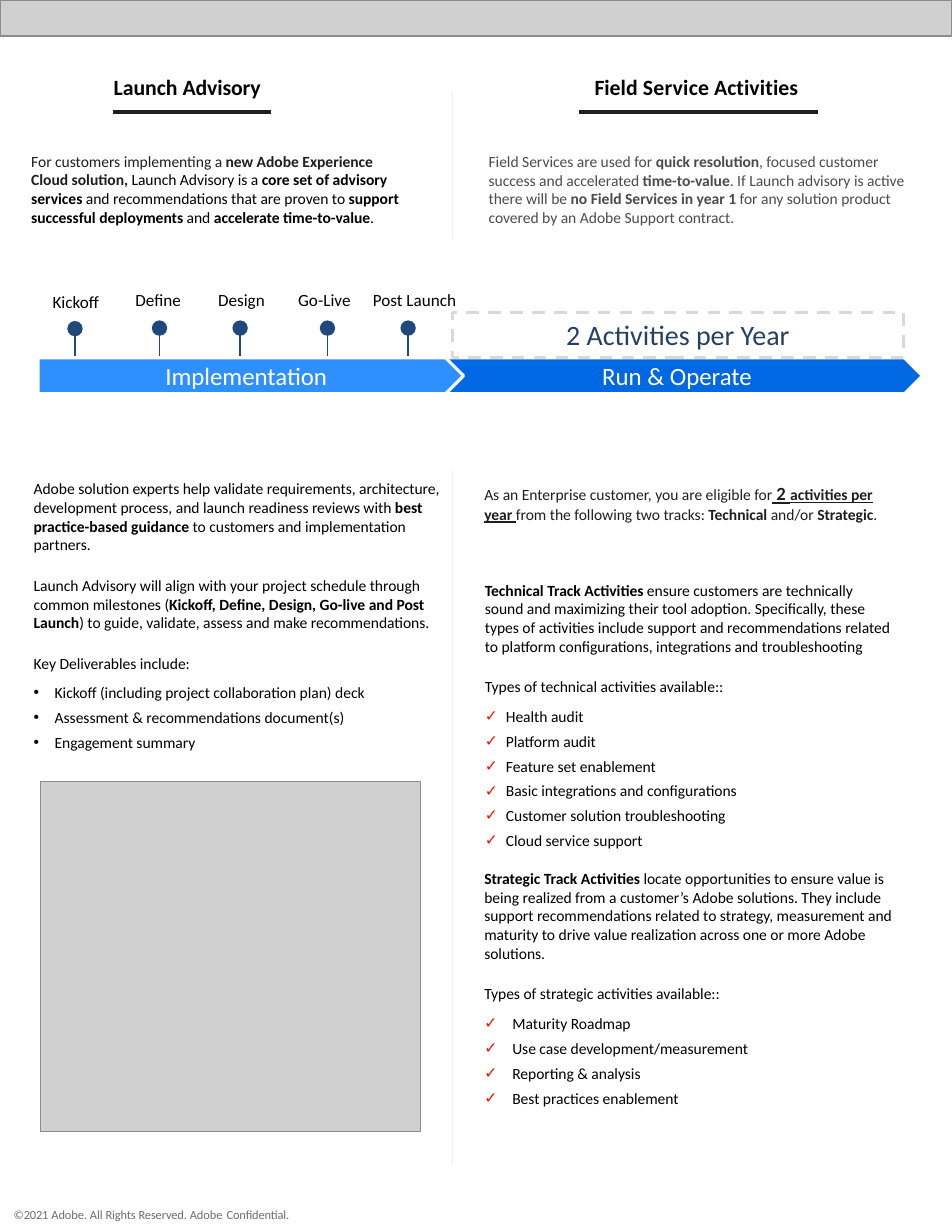
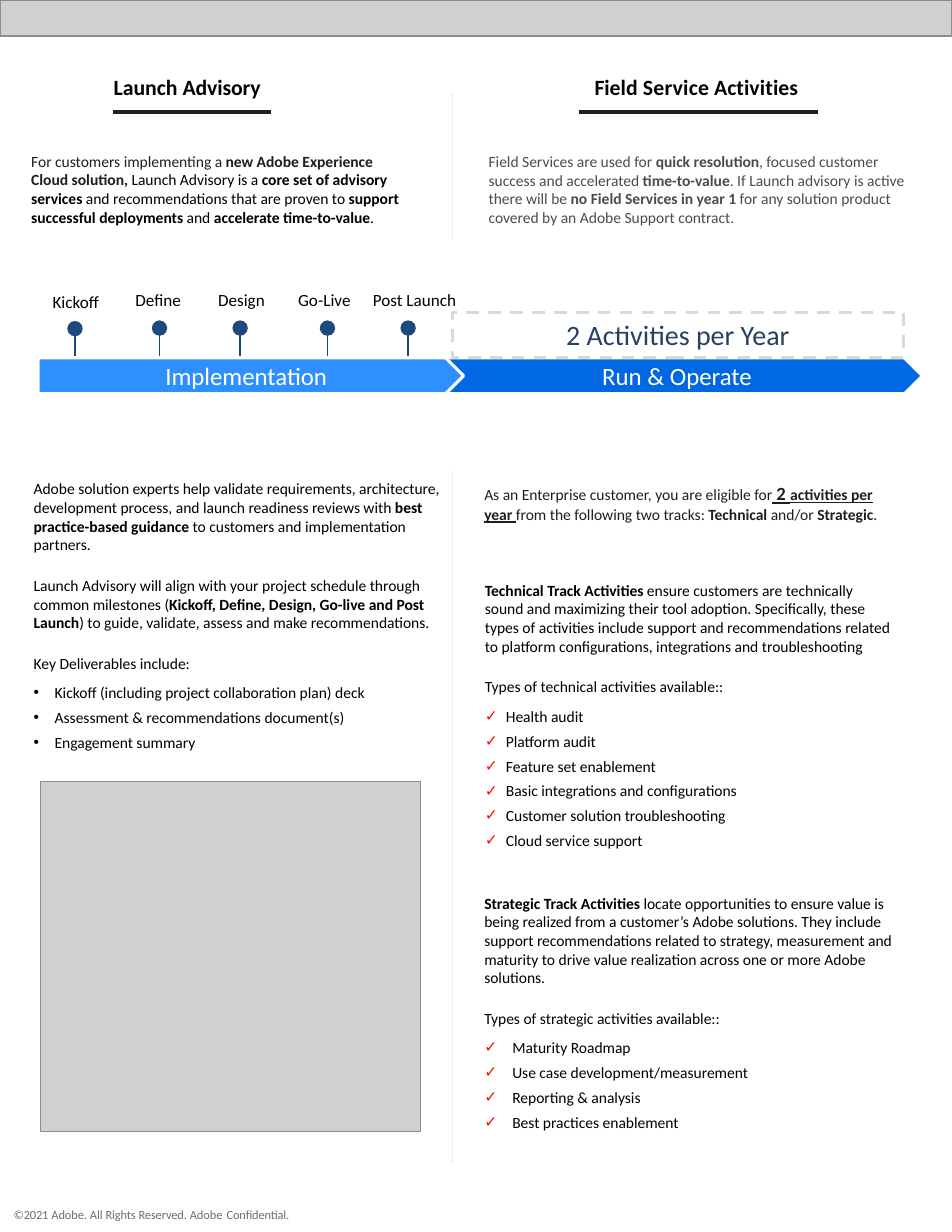
Before and after one commit to AdobeDocs/support-resources.pt-BR, a slide deck: slide 3 of help/data-sheets/assets/EnterpriseSupportDatasheet.pptx. Drawn at 952x1232 pixels with LibreOffice and Linux fonts; fonts in the diff are those of the drawing; grey boxes stand for pictures. Boxes give left, top, right and bottom in pixels: in the first picture for what was removed or moved away, otherwise in the second. Text is boxed around its words. In the diff, an @@ line names an element or a change of style, - is before the commit and + after.

```diff
--- a/help/data-sheets/assets/EnterpriseSupportDatasheet.pptx
+++ b/help/data-sheets/assets/EnterpriseSupportDatasheet.pptx
@@ text "Strategic Track Activities locate opportunities ...": place and size @@
-text "Strategic Track Activities locate opportunities ..." at box(484, 873, 892, 1107)
+text "Strategic Track Activities locate opportunities ..." at box(484, 898, 892, 1131)
```
Also in this commit, not shown: 1 other slide changed, 7 other files.
